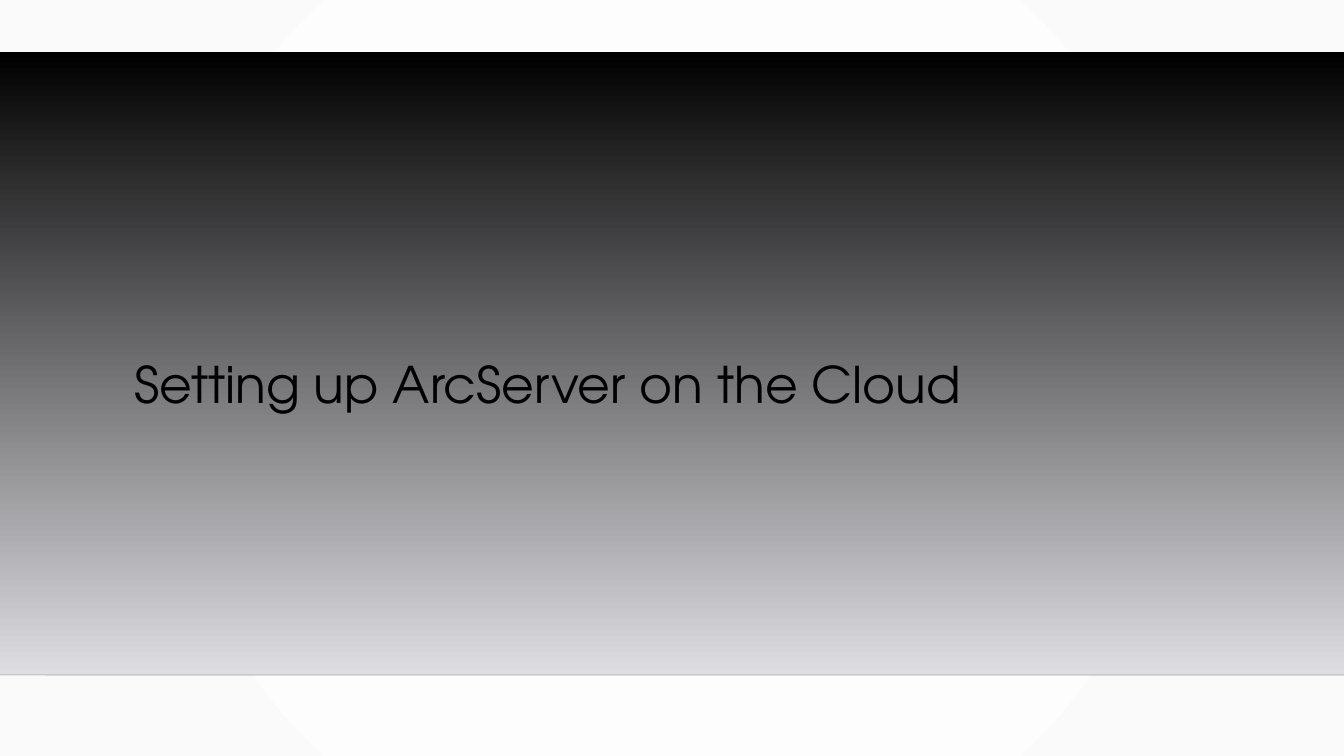
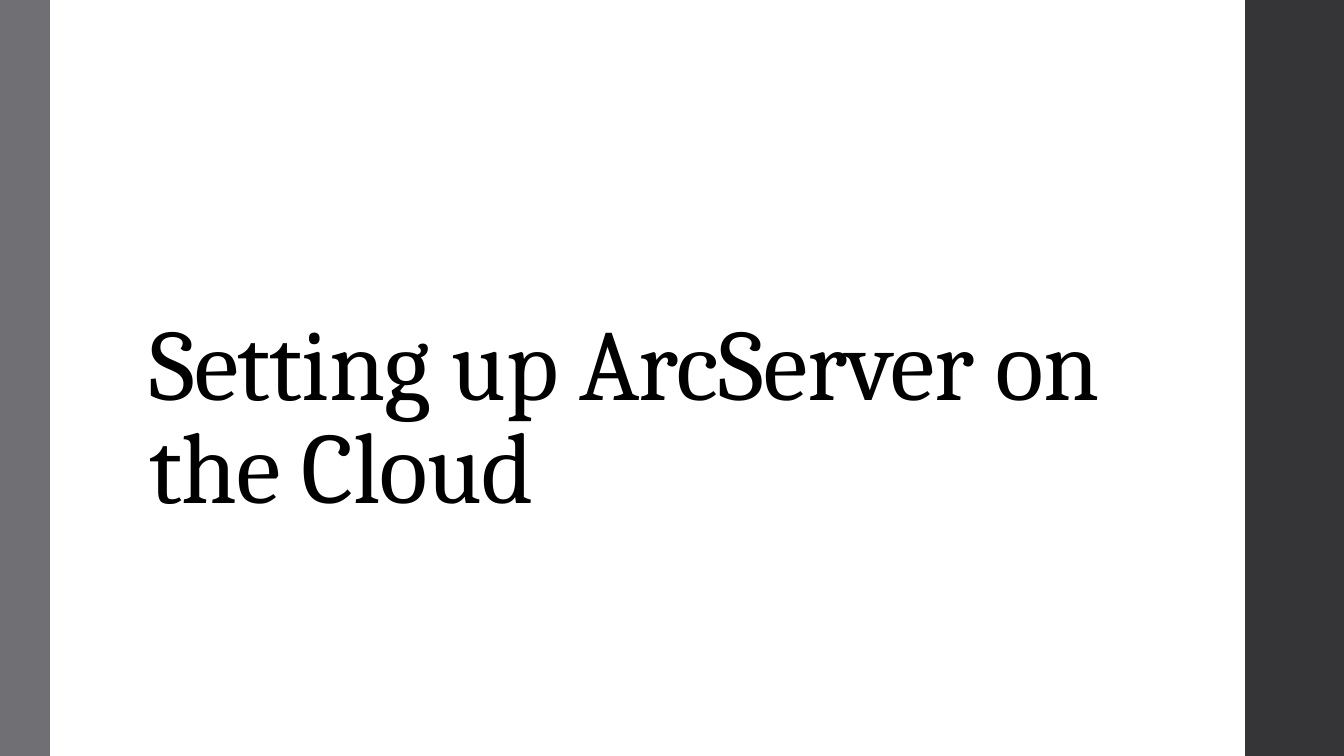
Before and after one commit to MGIS-UMN/GIS5577_week9, a slide deck: slide 11 of WebMapping_Backend.odp (slide 9 before the commit). Drawn at 1344x756 pixels with LibreOffice and Linux fonts; fonts in the diff are those of the drawing; background and template pictures are left out. Boxes give left, top, right and bottom in pixels: in the first picture for what was removed or moved away, otherwise in the second. Text is boxed around its words. In the diff, an @@ line names an element or a change of style, - is before the commit and + after.

```diff
--- a/WebMapping_Backend.odp
+++ b/WebMapping_Backend.odp
@@ background gradient #FFFFFF to #FAFAFA to #FFFFFF @@
@@ freeform shape added at box(0, 0, 50, 756), fill #6F6F74 @@
@@ freeform shape added at box(1245, 0, 1344, 756), fill #353537 @@
@@ freeform shape removed at box(0, 51, 1344, 675) @@
@@ title "Setting up ArcServer on the ...": place and size @@
-title "Setting up ArcServer on the ..." at box(135, 365, 961, 414)
+title "Setting up ArcServer on the ..." at box(149, 332, 1099, 504)
@@ title "Setting up ArcServer on the ..." at box(149, 332, 1099, 504): size 36 to 72 pt, font TeX Gyre Adventor to Cambria, letter spacing 0 to -0.5 pt; line spacing 0.9 to 0.85 @@
@@ line removed from (0, 675) to (1344, 675) @@
```
Also in this commit, not shown: 17 other slides changed, 3 slides added, 1 slide removed, 1 other file.
